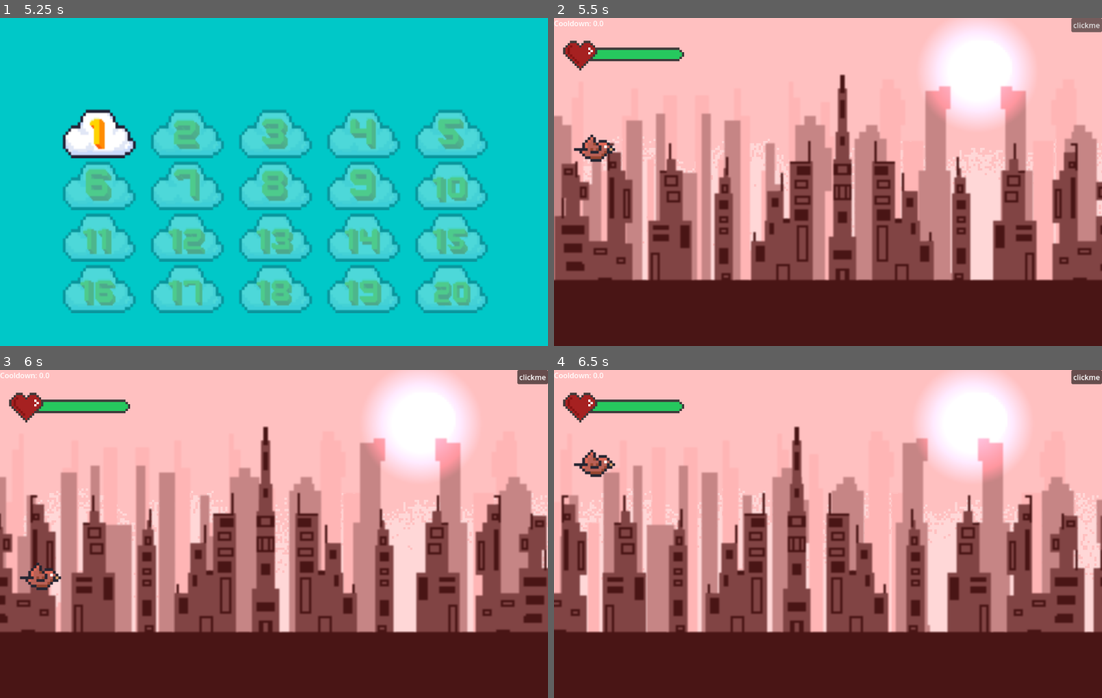
Above: before the commit, frames 1-4 (two rows, left to right).
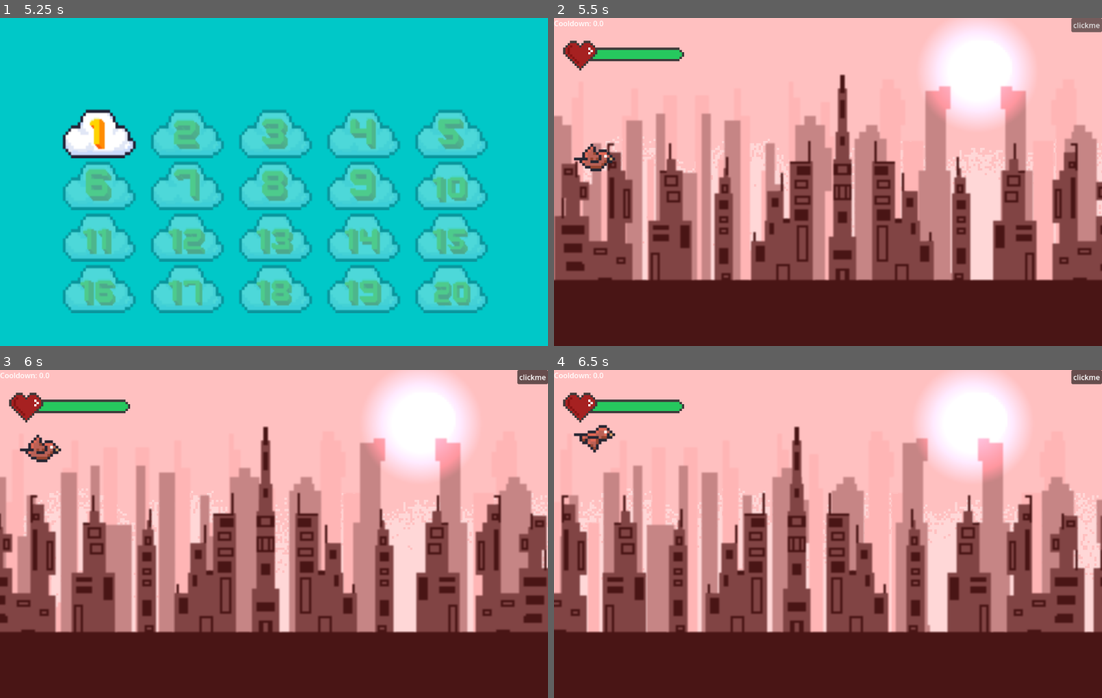
Above: after the commit, the same moments.

Repository: ItzAshmit/Inverse-flappy-bird
Game: Godot game, scene res://Scenes/main_menu.tscn
Same seed, same stepped clock (60 frames per second), same inputs: the game is played once before the commit and once after it.
Inputs (mouse positions are in pixels of both pictures, inside the frame that each line leads up to):
- Up to frame 1 (5.25 s): click "Play" at 0.5 s; tap Enter at 1.25, 2.75, 4.25 s; move the mouse to (394, 165) at 1.27 s; click (394, 165) at 1.42 s; tap Space at 2, 3.5, 5 s; move the mouse to (164, 198) at 2.02 s; click (164, 198) at 2.17 s; move the mouse to (328, 109) at 2.77 s; click (328, 109) at 2.92 s; move the mouse to (246, 247) at 3.52 s; click (246, 247) at 3.67 s; move the mouse to (438, 231) at 4.27 s; click (438, 231) at 4.42 s; move the mouse to (109, 132) at 5.02 s; click (109, 132) at 5.17 s
- Up to frame 2 (5.5 s): no input
- Up to frame 3 (6 s): click "clickme" at 5.75 s
- Up to frame 4 (6.5 s): no input

Frame 1 is identical in both runs. In frame 2, 0.5% of the frame differs, in the area x 3-12%, y 35-47%; in frame 3, 0.7%, in the area x 3-12%, y 19-68%; in frame 4, 0.7%.

Commit message:
Embed bird instances in levels; remove Bird base
Add per-level bird instances to level4/level6/level7 scenes and remove the shared Bird base script (Scripts/bird.gd and its .uid). Tune per-bird AI randomness (ran_factor) in bird1, bird19, bird4, and bird6, and remove explicit ran_factor lines from bird7 and bird8. Comment out the automatic bird instantiation in main_game.gd so birds are placed via level scenes instead. These changes move bird setup into scene files and adjust behavior parameters for different bird types.

Diff:
--- a/Scenes/levels/level4.tscn
+++ b/Scenes/levels/level4.tscn
@@ -1,5 +1,8 @@
 [gd_scene format=3 uid="uid://d0wjsd7siva6i"]
 
-[ext_resource type="PackedScene" uid="uid://cbyvfvk8tjjr8" path="res://Scenes/levels/baselevel.tscn" id="1_6khha"]
+[ext_resource type="PackedScene" uid="uid://br7dxfo4bl2nb" path="res://Scenes/levels/baselevel.tscn" id="1_6khha"]
+[ext_resource type="PackedScene" uid="uid://bfgsvxf2b2wsl" path="res://Scenes/birds/bird4.tscn" id="2_ou4ko"]
 
 [node name="MainGame" unique_id=1605266567 instance=ExtResource("1_6khha")]
+
+[node name="bird" parent="BirdParent" parent_id_path=PackedInt32Array(1120941888) index="0" unique_id=1757279582 instance=ExtResource("2_ou4ko")]
--- a/Scenes/levels/level6.tscn
+++ b/Scenes/levels/level6.tscn
@@ -1,5 +1,8 @@
 [gd_scene format=3 uid="uid://14fxcclp6bo4"]
 
-[ext_resource type="PackedScene" uid="uid://cbyvfvk8tjjr8" path="res://Scenes/levels/baselevel.tscn" id="1_wdgcd"]
+[ext_resource type="PackedScene" uid="uid://br7dxfo4bl2nb" path="res://Scenes/levels/baselevel.tscn" id="1_wdgcd"]
+[ext_resource type="PackedScene" uid="uid://c8hk2blftvp55" path="res://Scenes/birds/bird6.tscn" id="2_cyurg"]
 
 [node name="MainGame" unique_id=1605266567 instance=ExtResource("1_wdgcd")]
+
+[node name="bird" parent="BirdParent" parent_id_path=PackedInt32Array(1120941888) index="0" unique_id=1757279582 instance=ExtResource("2_cyurg")]
--- a/Scenes/levels/level7.tscn
+++ b/Scenes/levels/level7.tscn
@@ -1,5 +1,8 @@
 [gd_scene format=3 uid="uid://e15w7vtfa2db"]
 
-[ext_resource type="PackedScene" uid="uid://cbyvfvk8tjjr8" path="res://Scenes/levels/baselevel.tscn" id="1_7itxd"]
+[ext_resource type="PackedScene" uid="uid://br7dxfo4bl2nb" path="res://Scenes/levels/baselevel.tscn" id="1_7itxd"]
+[ext_resource type="PackedScene" uid="uid://bss7knt3m827i" path="res://Scenes/birds/bird7.tscn" id="2_7mu6n"]
 
 [node name="MainGame" unique_id=1605266567 instance=ExtResource("1_7itxd")]
+
+[node name="bird" parent="BirdParent" parent_id_path=PackedInt32Array(1120941888) index="0" unique_id=1757279582 instance=ExtResource("2_7mu6n")]
--- a/Scripts/bird.gd
+++ /dev/null
@@ -1,101 +0,0 @@
-extends CharacterBody2D
-class_name Bird
-@export var maxhealth: float = 100
-@export var defense: float = 50
-@export var lives: int = 1
-var ran_factor = 0
-var health : float
-var speed:int = 150
-var gravity:int = 10
-var jumped = false
-var goingdown = false
-@onready var animation:AnimationPlayer = $AnimationPlayer
-var birdup = preload("res://Assets/Flappy Bird Assets/Birdup.png")
-var birddown = preload("res://Assets/Flappy Bird Assets/Birddown.png")
-
-signal bird_died
-
-func _ready() -> void:
-	$CanvasLayer/Game_over.visible = false
-	health = maxhealth
-	$CanvasLayer/TextureProgressBar.visible = true
-	$CanvasLayer/TextureProgressBar.max_value = maxhealth
-	$CanvasLayer/TextureProgressBar.value = health
-	velocity =  Vector2.UP*speed
-
-func jump():
-	if(goingdown or jumped): return
-	velocity.y = -speed
-	jumped = true
-	goingdown = false
-
-func get_collider_layer(ray) -> int:
-	if ray.is_colliding():
-		return ray.get_collider().collision_layer
-	return -1
-
-func die():
-	lives-=1
-	if(lives==0):
-		bird_died.emit()
-		await get_tree().create_timer(0.5).timeout
-		$CanvasLayer/Game_over.visible = true
-		$CanvasLayer/Game_over.scale = Vector2(0.001,0.001)
-		create_tween().tween_property($CanvasLayer/Game_over, "scale", Vector2(1,1), 1.5).set_trans(Tween.TRANS_ELASTIC)
-		await get_tree().create_timer(1.5).timeout
-		over()
-		get_tree().paused = true
-	else:
-		health = maxhealth
-		create_tween().tween_property($CanvasLayer/TextureProgressBar, "value", health, 1.5).set_trans(Tween.TRANS_BOUNCE)
-
-
-func over():
-	var config = ConfigFile.new()
-	config.load("user://save.cfg")
-	var maxlevel = config.get_value("progress", "levels_cleared", 0)
-	var len_ = get_tree().current_scene.scene_file_path.length() - 30
-	var level = get_tree().current_scene.scene_file_path.substr(25,len_).to_int()
-	if(maxlevel<level):
-		config.set_value("progress", "levels_cleared", level)
-	config.save("user://save.cfg")
-
-func damage(pipe):
-	health -= pipe.damage-defense
-	create_tween().tween_property($CanvasLayer/TextureProgressBar, "value", health, 1.5).set_trans(Tween.TRANS_BOUNCE)
-	if(health <= 0):
-		die()
-
-func _physics_process(_delta: float) -> void:
-	if(randf()>=ran_factor):
-		if(velocity.y>0): $Image.texture = birddown
-		else: $Image.texture = birdup
-		jumped = false
-		velocity.y += gravity
-		if $below.is_colliding() or $below2.is_colliding() and (get_collider_layer($below) == 4 or get_collider_layer($below2) == 4):
-			goingdown=false
-			jump()
-		elif ($above.is_colliding() or $above2.is_colliding()) and (get_collider_layer($above) == 2 or get_collider_layer($above2) == 2):
-			goingdown=true
-		else:
-			if $front.is_colliding():
-				if $front.get_collider().collision_layer == 2:
-					goingdown=true
-				else:
-					goingdown=false
-					jump()
-			else:
-				if ($"../../pipes".get_child_count()==0) and (not $front.is_colliding()) and (not $above.is_colliding()) and (not $"front-above".is_colliding()) and (not $below.is_colliding()) and (not $"front-below".is_colliding()):
-					goingdown = false
-				if $"front-above".is_colliding() or $"front-below".is_colliding():
-					if $"front-above".is_colliding():
-						goingdown = true
-					else:
-						goingdown = false
-						jump()
-				if(global_position.y >= randi_range(350,450)):
-					jump()
-		move_and_slide()
-	else:
-		if(global_position.y>320):
-			jump()
--- a/Scripts/birds/bird1.gd
+++ b/Scripts/birds/bird1.gd
@@ -1,5 +1,4 @@
 extends Bird
-
 func _ready() -> void:
 	super()
-	ran_factor=0.05
+	ran_factor=0.5
--- a/Scripts/birds/bird19.gd
+++ b/Scripts/birds/bird19.gd
@@ -1,4 +1,4 @@
 extends Bird
 func _ready() -> void:
 	super()
-	ran_factor=0.1
+	ran_factor=0.05
--- a/Scripts/birds/bird4.gd
+++ b/Scripts/birds/bird4.gd
@@ -1,4 +1,4 @@
 extends Bird
 func _ready() -> void:
 	super()
-	ran_factor=0.1
+	ran_factor=0.05
--- a/Scripts/birds/bird6.gd
+++ b/Scripts/birds/bird6.gd
@@ -1,4 +1,4 @@
 extends Bird
 func _ready() -> void:
 	super()
-	ran_factor=0.1
+	ran_factor=0.01
--- a/Scripts/birds/bird7.gd
+++ b/Scripts/birds/bird7.gd
@@ -1,4 +1,3 @@
 extends Bird
 func _ready() -> void:
 	super()
-	ran_factor=0.1
--- a/Scripts/birds/bird8.gd
+++ b/Scripts/birds/bird8.gd
@@ -1,4 +1,3 @@
 extends Bird
 func _ready() -> void:
 	super()
-	ran_factor=0.1
--- a/Scripts/main_game.gd
+++ b/Scripts/main_game.gd
@@ -1,10 +1,10 @@
 extends Node2D
 func _ready() -> void:
-	if($BirdParent.get_child_count()==0):
+	"""if($BirdParent.get_child_count()==0):
 		var birdscene = load("res://Scenes/bird.tscn")
 		var bird = birdscene.instantiate()
 		$BirdParent.add_child(bird)
-		bird.name = "bird"
+		bird.name = "bird"""
 func pipe_spawner() -> int:
 	var Pipe_scene = load("res://Scenes/pipe.tscn")
 	var pipe = Pipe_scene.instantiate()
Not shown, removed: Scripts/bird.gd.uid
